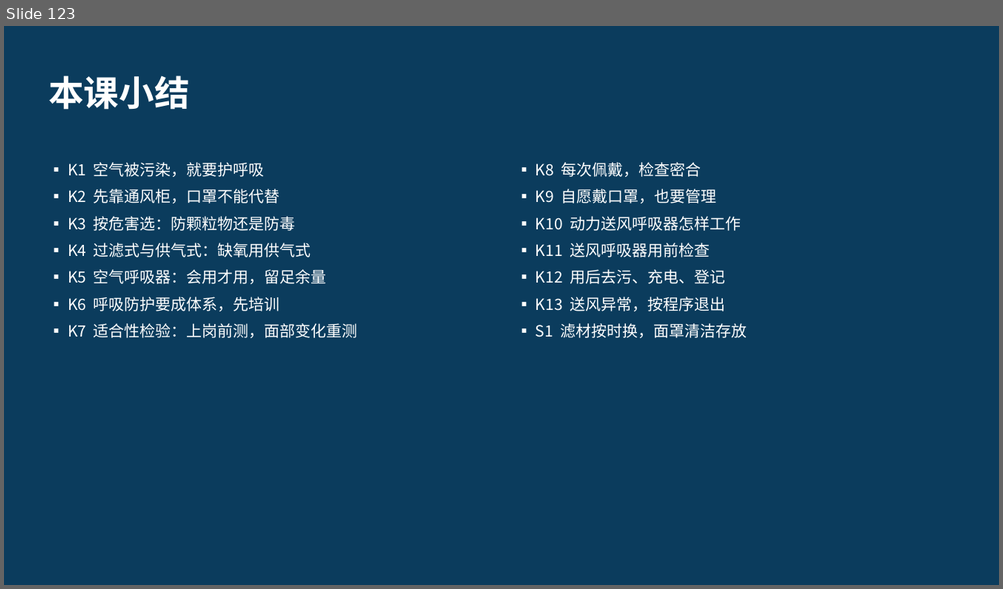
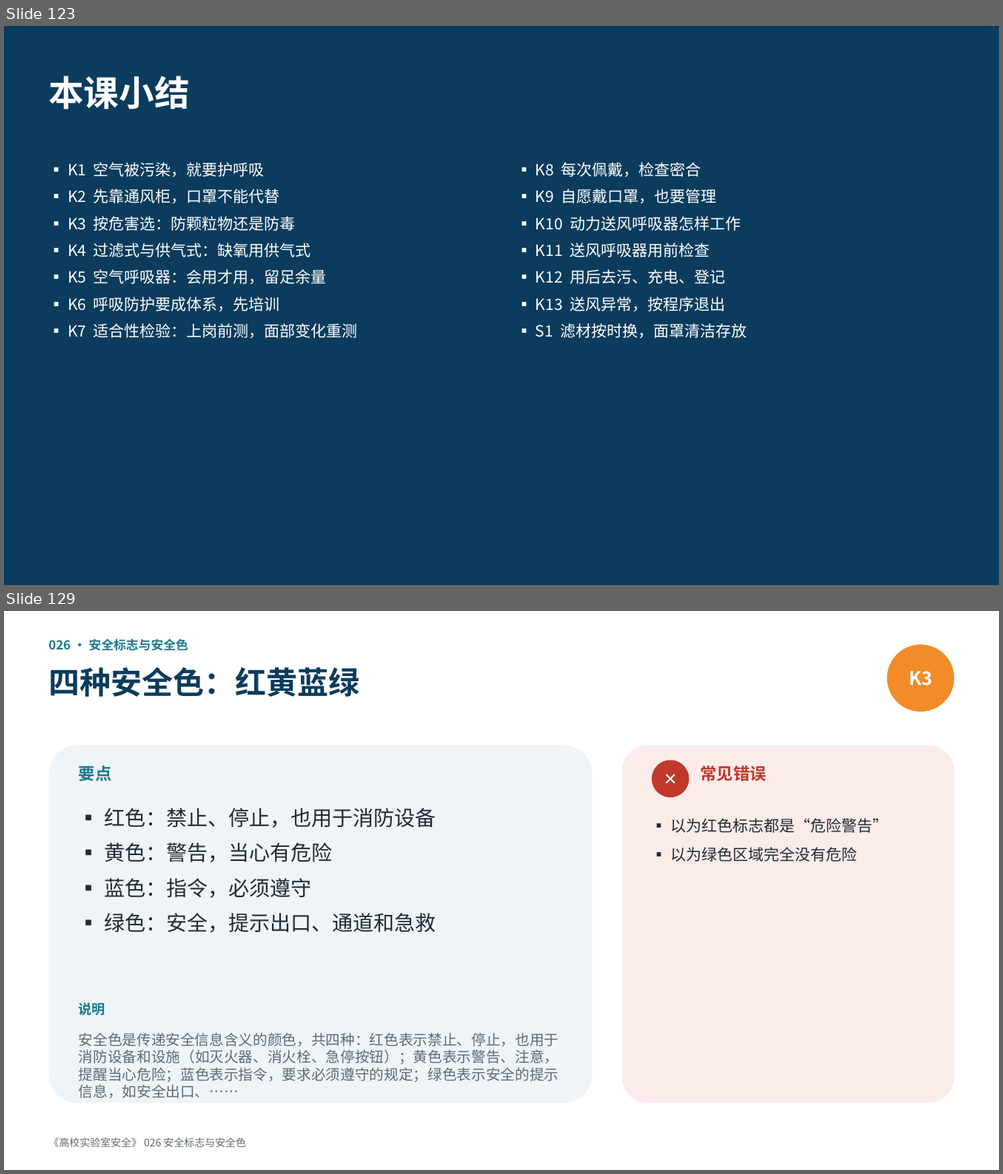
Before and after one commit to hanrongwx-max/videoyoutubo, a slide deck: course/高校实验室安全/课件/第3章_通用安全与个人防护.pptx. Shown one above the other, each under a label of ours: slide 123 before the commit, slides 123 and 129 after it; the slides between them are not shown. The pictures are 1003x589 and 1003x1174 pixels, drawn with LibreOffice and Linux fonts; fonts in the diff are those of the drawing. Boxes give left, top, right and bottom in pixels: in the first picture for what was removed or moved away, otherwise in the second. Text is boxed around its words. In the diff, an @@ line names an element or a change of style, - is before the commit and + after.

```diff
--- a/course/高校实验室安全/课件/第3章_通用安全与个人防护.pptx
+++ b/course/高校实验室安全/课件/第3章_通用安全与个人防护.pptx
@@ slide 129 added at box(4, 611, 999, 1170), background #FFFFFF @@
@@ text added at box(48, 638, 188, 651), 12 pt, text #1D7A8C, bold @@
+026 · 安全标志与安全色
@@ ellipse added at box(887, 644, 954, 712), fill #F28C28, 18 pt, text #FFFFFF, bold @@
+K3
@@ text added at box(48, 667, 359, 697), 30 pt, text #0B3C5D, bold @@
+四种安全色：红黄蓝绿
@@ rounded rectangle added at box(48, 745, 592, 1103), fill #EEF4F7 @@
@@ text added at box(79, 766, 112, 781), 16 pt, text #1D7A8C, bold @@
+要点
@@ rounded rectangle added at box(622, 745, 954, 1103), fill #FBECEA @@
@@ ellipse added at box(652, 760, 689, 797), fill #C0392B, 16 pt, text #FFFFFF, bold @@
+✕
@@ text added at box(700, 766, 765, 781), 16 pt, text #C0392B, bold @@
+常见错误
@@ text added at box(104, 808, 436, 933), 20 pt, text #222B33 @@
+▪ 红色：禁止、停止，也用于消防设备
+▪ 黄色：警告，当心有危险
+▪ 蓝色：指令，必须遵守
+▪ 绿色：安全，提示出口、通道和急救
@@ text added at box(671, 818, 888, 862), 15 pt, text #222B33 @@
+▪ 以为红色标志都是“危险警告”
+▪ 以为绿色区域完全没有危险
@@ text added at box(79, 1003, 105, 1016), 13 pt, text #1D7A8C, bold @@
+说明
@@ text added at box(79, 1033, 559, 1082), 14 pt, text #5F6B75 @@
+安全色是传递安全信息含义的颜色，共四种：红色表示禁止、停止，也用于消防设备和设施（如灭火器、消火栓、急停按钮）；黄色表示警告、注意，提醒当心危险；蓝色表示指令，要求必须遵守的规定；绿色表示安全的提示信息，如安全出口、……
@@ text added at box(48, 1138, 246, 1147), 10 pt, text #5F6B75 @@
+《高校实验室安全》 026 安全标志与安全色
```
Also in this commit, not shown: 17 other slides added, 4 other files.
